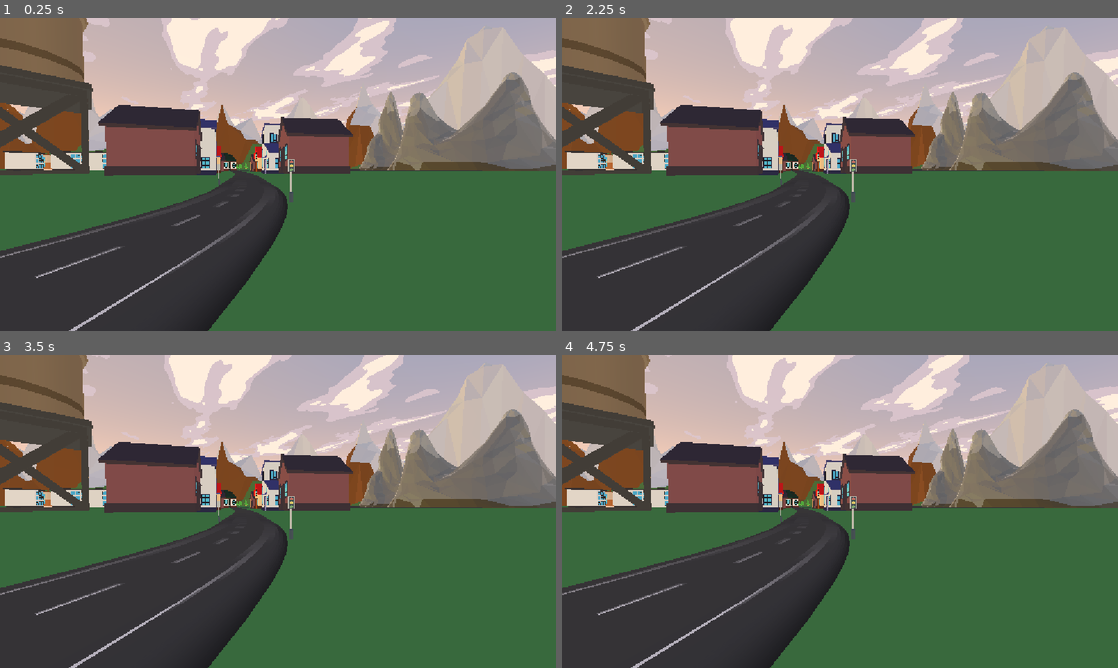
Above: before the commit, frames 1-4 (two rows, left to right).
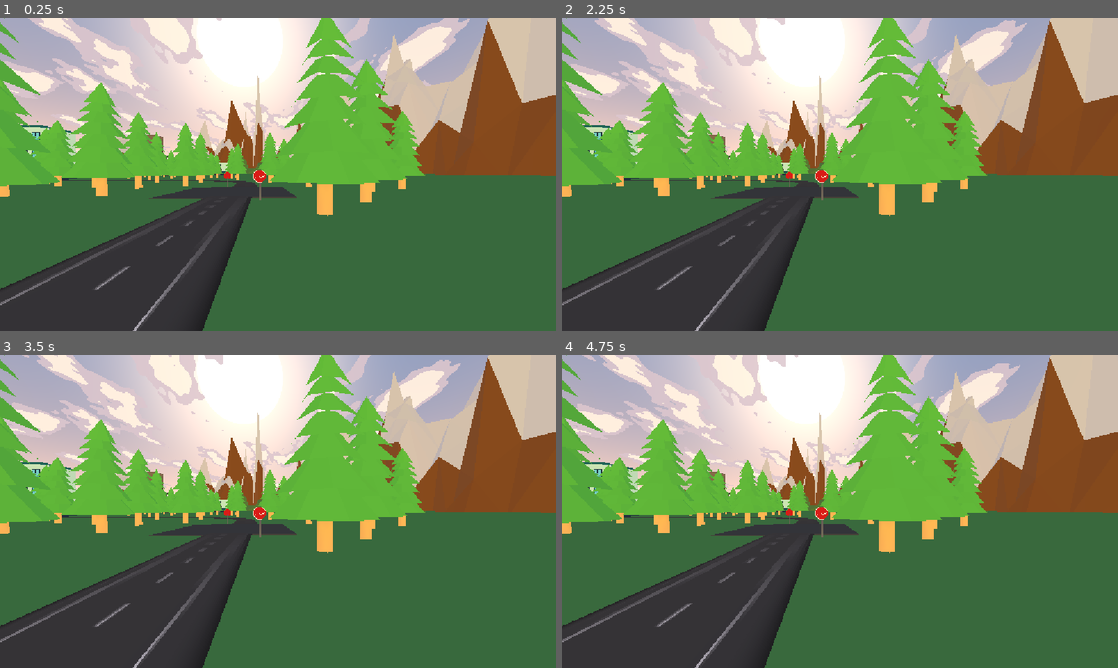
Above: after the commit, the same moments.

Repository: Exeboss02/GodotAutonomousCar
Game: Godot game, scene res://TestScene.tscn
The game is run twice, just before and just after one commit, with the same random seed, the same clock (stepped at 60 frames per second) and the same inputs.
Inputs (mouse positions are in pixels of both pictures, inside the frame that each line leads up to):
- Up to frame 1 (0.25 s): no input
- Up to frame 2 (2.25 s): tap Enter at 0.5 s; move the mouse to (962, 158) at 0.52 s; hold W 0.53-1.25 s; tap 1 at 0.6 s; click (962, 158) at 0.67 s; tap Space at 0.77 s; drag from (728, 190) to (812, 237) at 1.27 s; move the mouse to (895, 105) at 2.02 s; hold W from 2.03 s (still down); tap H at 2.1 s
- Up to frame 3 (3.5 s): release W at 2.75 s; drag from (250, 574) to (111, 464) at 2.77 s
- Up to frame 4 (4.75 s): move the mouse to (1006, 558) at 3.52 s; hold S 3.53-4.25 s; hold Alt 3.53-4.25 s; tap Space at 3.77 s; drag from (673, 464) to (756, 433) at 4.27 s

The runs differ from the first frame. In frame 1, 52% of the frame differs, in the area x 0-100%, y 0-100%; in frame 2, 52%; in frame 3, 52%; in frame 4, 51%.
Error after the commit: Attempt to call function 'store_line' in base 'null instance' on a null instance. (res://Objects/Player/Player.gd:33)

Commit message:
added object pixel position saving for auto cropping later

Diff:
--- a/Objects/Player/Player.gd
+++ b/Objects/Player/Player.gd
@@ -1,11 +1,14 @@
 extends Node3D
 
 @export var camera : Camera3D
+@export var object : Node3D
 @onready var sub_vp: SubViewport = $SubViewport
 
 var rng = RandomNumberGenerator.new()
 var counter = 0
-const path = "/home/exeboss/MinaFiler/Godot/Godot_v4.7.2-stable_mono_linux_x86_64/Images/Trafficlight2/trafficlight"
+const path = "/home/exeboss/MinaFiler/Godot/Stopsigns2_2/stopsign"
+const csvPath = "/home/exeboss/MinaFiler/Godot/Stopsigns2_2/stop_sign1_positions.csv"
+var positions = {}
 
 # Called when the node enters the scene tree for the first time.
 func _ready() -> void:
@@ -22,17 +25,33 @@
 	img.convert(Image.FORMAT_RGB8)  # known format for OpenCV
 	return img.get_data()  # raw RGB bytes, ready for your Python socket
 
+func SaveCSV(data):
+	var file = FileAccess.open(csvPath, FileAccess.WRITE)
+
+	for fname in data:
+		var pos = data[fname]
+		file.store_line("%s,%d,%d" % [fname, pos.x, pos.y])
+
+	file.close()
+
 
 # Called every frame. 'delta' is the elapsed time since the previous frame.
 func _process(delta: float) -> void:
 	if counter < 50:
-		var randomX = rng.randf_range(-996.0, -978.0)
+		var randomX = rng.randf_range(274.0, 309.0)
 		var randomY = rng.randf_range(13.0, 23.0)
-		var randomZ = rng.randf_range(-200.0, -200.0,)
+		var randomZ = rng.randf_range(-710, -734.0)
 		camera.position = Vector3(randomX, randomY, randomZ)
-		camera.rotation = Vector3(0, 4.0, 0)
+		camera.rotation = Vector3(0, 1.3, 0)
 
-		#camera.position = Vector3(-197.675, 19.214, -153.774)
+		#last is 4
 
+		var imageName = "stopsign" + str(counter)
 		await CapturePNG(path + str(counter) + ".png")
+		var pos_2d = camera.unproject_position(object.global_position)
+		positions[imageName] = pos_2d
 		counter += 1
+
+	if counter == 50:
+		SaveCSV(positions)
+		counter += 1
--- a/TestScene.tscn
+++ b/TestScene.tscn
@@ -44,8 +44,9 @@
 [node name="WorldEnvironment" type="WorldEnvironment" parent="." unique_id=937632304]
 environment = SubResource("Environment_mncer")
 
-[node name="Player" parent="." unique_id=723211072 instance=ExtResource("1_mncer")]
+[node name="Player" parent="." unique_id=723211072 node_paths=PackedStringArray("object") instance=ExtResource("1_mncer")]
 transform = Transform3D(1, 0, 0, 0, 1, 0, 0, 0, 1, -210.35612, 16.737535, -152.65427)
+object = NodePath("../Signs/Prop_StreetSign_Stop4")
 
 [node name="MeshInstance3D" type="MeshInstance3D" parent="." unique_id=108221774]
 transform = Transform3D(10000, 0, 0, 0, 2.71, 0, 0, 0, 10000, 3.151, 10.096, -185.265)
@@ -1645,12 +1646,6 @@
 [node name="Prop_StreetSign_Stop2" parent="Signs" unique_id=1791673232 instance=ExtResource("20_asirl")]
 transform = Transform3D(0.20966764, 0, 0.13615976, 0, 0.25, 0, -0.13615976, 0, 0.20966764, -24.45432, 0.18483526, -16.124466)
 
-[node name="Prop_StreetSign_Stop6" parent="Signs" unique_id=207464414 instance=ExtResource("20_asirl")]
-transform = Transform3D(0.14694631, 0, -0.20225427, 0, 0.25, 0, 0.20225427, 0, 0.14694631, -28.12306, 0.18483555, -15.608258)
-
-[node name="Prop_StreetSign_Stop5" parent="Signs" unique_id=924336771 instance=ExtResource("20_asirl")]
-transform = Transform3D(-0.15045378, 0, 0.19965887, 0, 0.25, 0, -0.19965887, 0, -0.15045378, -25.036438, 0.18483526, -19.670595)
-
 [node name="Prop_StreetSign_Stop3" parent="Signs" unique_id=145900963 instance=ExtResource("20_asirl")]
 transform = Transform3D(0.034793276, 0, -0.24756701, 0, 0.25, 0, 0.24756701, 0, 0.034793276, 3.211, 0.086, -69.167)
 
@@ -1666,6 +1661,9 @@
 [node name="Traffic Light by Jarlan Perez - 5eb8E34txWa2" parent="Signs" unique_id=823453544 instance=ExtResource("21_asirl")]
 transform = Transform3D(-0.23570225, 0, -0.23570225, 0, 0.33333334, 0, 0.23570225, 0, -0.23570225, 16.949688, 0.86054003, -3.185646)
 
+[node name="Traffic Light by Jarlan Perez - 5eb8E34txWa10" parent="Signs" unique_id=1946031051 instance=ExtResource("21_asirl")]
+transform = Transform3D(0.20292047, 0, 0.2644511, 0, 0.33333334, 0, -0.2644511, 0, 0.20292047, 11.940718, 0.86054003, -4.418912)
+
 [node name="Traffic Light by Jarlan Perez - 5eb8E34txWa3" parent="Signs" unique_id=574932564 instance=ExtResource("21_asirl")]
 transform = Transform3D(-0.25156984, 0, 0.21868634, 0, 0.33333334, 0, -0.21868634, 0, -0.25156984, 13.92536, 0.86054003, -1.4322395)
 
@@ -1685,4 +1683,4 @@
 transform = Transform3D(0.24575917, 0, -0.22519678, 0, 0.33333334, 0, 0.22519678, 0, 0.24575917, -63.80622, 0.86054003, -10.793348)
 
 [node name="Camera3D" type="Camera3D" parent="." unique_id=454643341]
-transform = Transform3D(-0.6765544, 0.02190274, -0.7360669, 0, 0.99955755, 0.029743288, 0.7363927, 0.02012295, -0.67625505, -996.43805, 16.801546, -199.73486)
+transform = Transform3D(0.08845925, -0.00789936, 0.9960485, 0, 0.9999686, 0.007930448, -0.9960798, -0.0007015215, 0.088456474, 309.59085, 20.317455, -734.2134)
